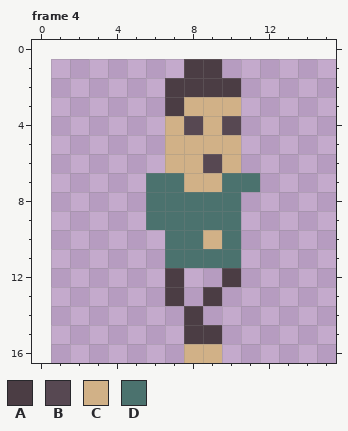
Two versions of one pixel-art file, game/assets/images/player/player.ase. Above: the version before the commit.
16x16 pixels, 9 frames. Shown: frame 4. The old version is drawn lined up with the new one, on the new canvas. The commit also changed other frames, which this record leaves out.
Visible layers, top first: "front leg", "front hand", "back hand", "back leg", "Sprite Sheet".
Palette (. is transparent): A #4b3d44  B #574852  C #d1b187  D #4b726e
Pixels before, frame 4, first column x 6:
 1 ..AA..
 2 .AAAA.
 3 .ACCC.
 4 .CBCB.
 5 .CCCC.
 6 .CCBC.
 7 DDCCDD
 8 DDDDD.
 9 DDDDD.
10 .DDCD.
11 .DDDD.
12 .A..A.
13 .A.A..
14 ..A...
15 ..AA..
16 ..CC..
New version:
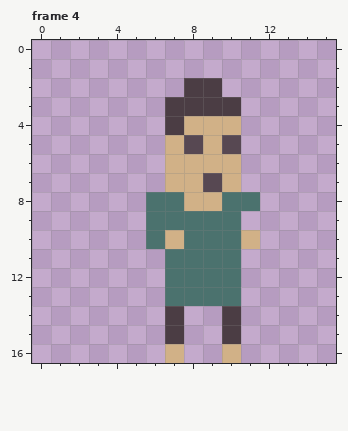
Diff:
canvas 16x16 -> 16x17, the old top-left corner now at 1,1 (the part of the old canvas that was cut away was empty and is not shown)
Changed rows in their new state; - is an unchanged pixel.
Frame 4:
first column x 6:
 1 --..--
 2 -.--.-
 3 --AAA-
 4 -AC-C-
 5 --B-B-
 6 ---C--
 7 .C-BC.
 8 --CC-D
10 DC-D-C
12 -DDDD-
13 -DDDD-
14 -A.-A-
15 -A..A-
16 -C..C-
Changed places in both pictures, as pixel boxes (x1, y1, x2, y2):
changed: (146, 59, 260, 363)
